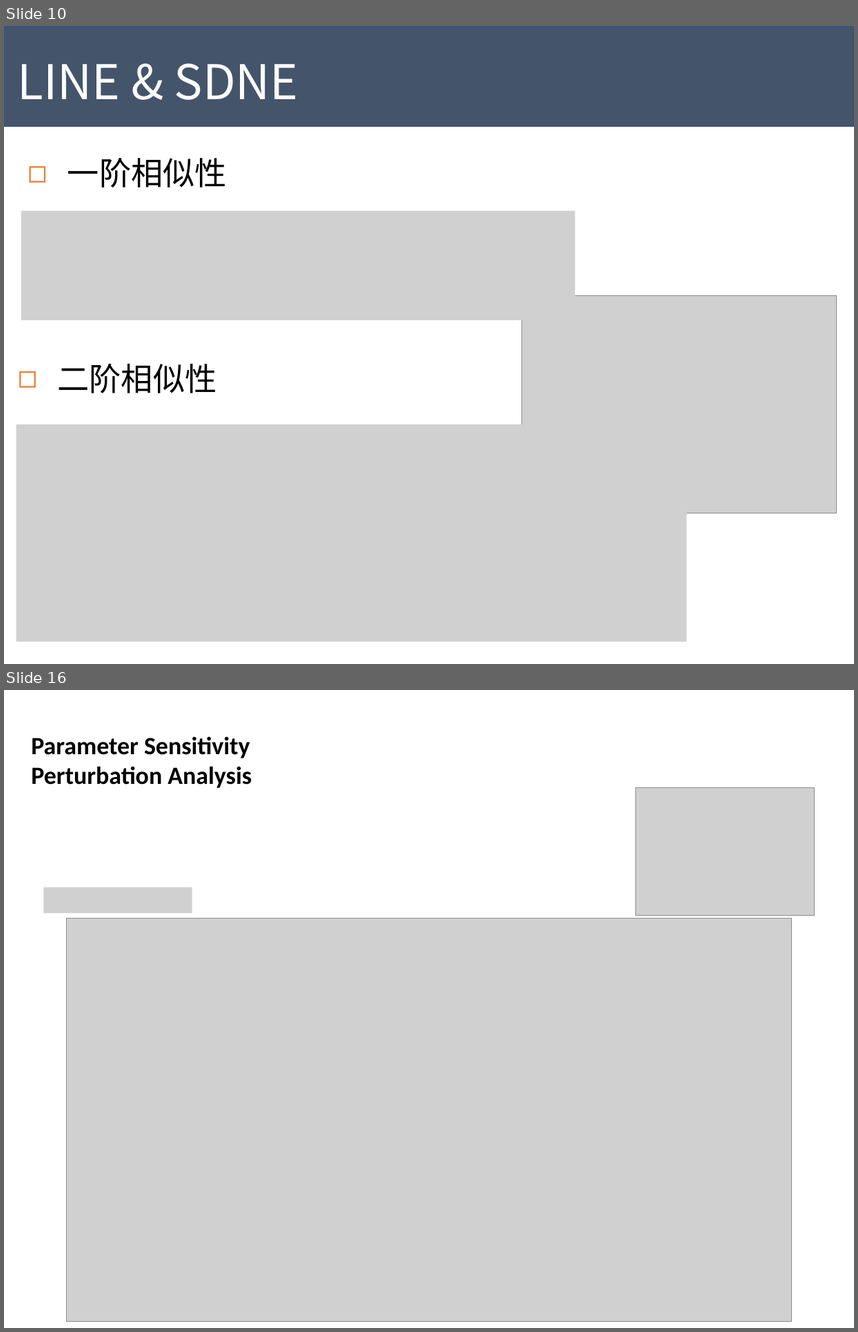
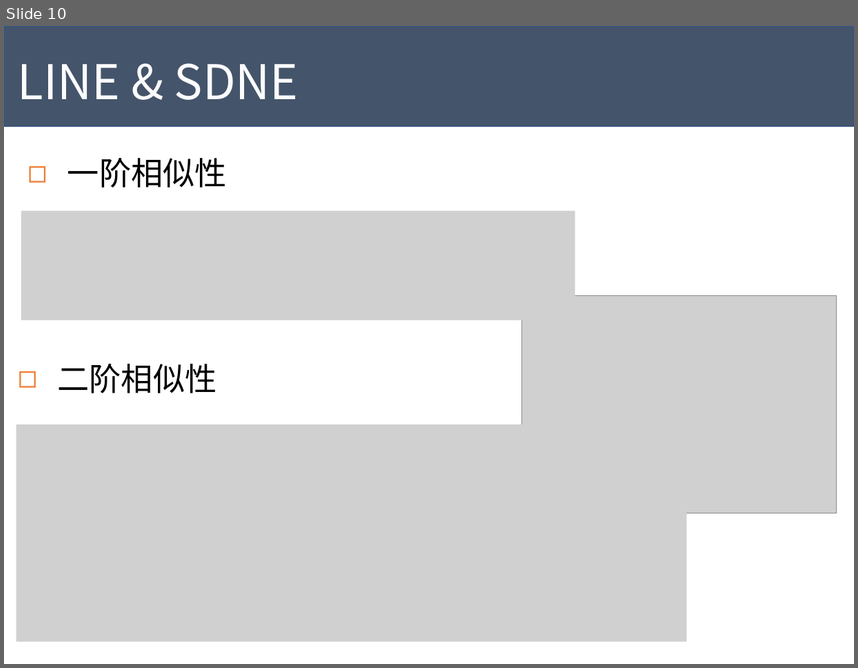
Before and after one commit to Tigerrr07/GNN-tiger, a slide deck: GE.pptx. Shown one above the other, each under a label of ours: slides 10 and 16 before the commit, slide 10 after it; the slides between them are not shown. The pictures are 858x1332 and 858x668 pixels, drawn with LibreOffice and Linux fonts; fonts in the diff are those of the drawing; grey boxes stand for pictures. Boxes give left, top, right and bottom in pixels: in the first picture for what was removed or moved away, otherwise in the second. Text is boxed around its words. In the diff, an @@ line names an element or a change of style, - is before the commit and + after.

```diff
--- a/GE.pptx
+++ b/GE.pptx
@@ slide 16 removed at [4,690,854,1328], background #FFFFFF @@
@@ text removed at [31,736,252,788] @@
-Parameter Sensitivity
-Perturbation Analysis
@@ picture removed at [636,788,815,916] @@
@@ picture removed at [43,887,192,913] @@
@@ picture removed at [66,918,791,1321] @@
```
Also in this commit, not shown: 2 slides changed, 8 other slides removed, 1 other file.
